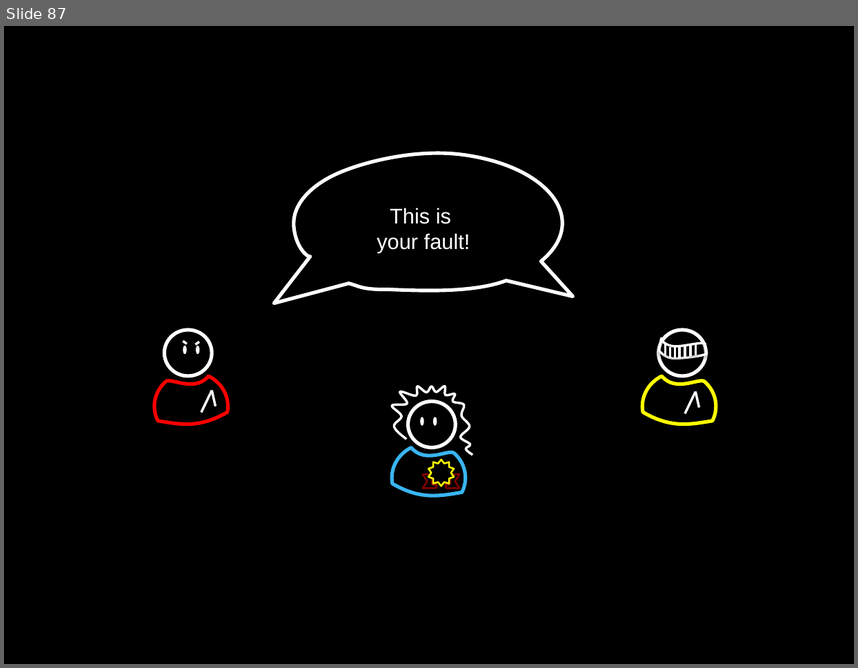
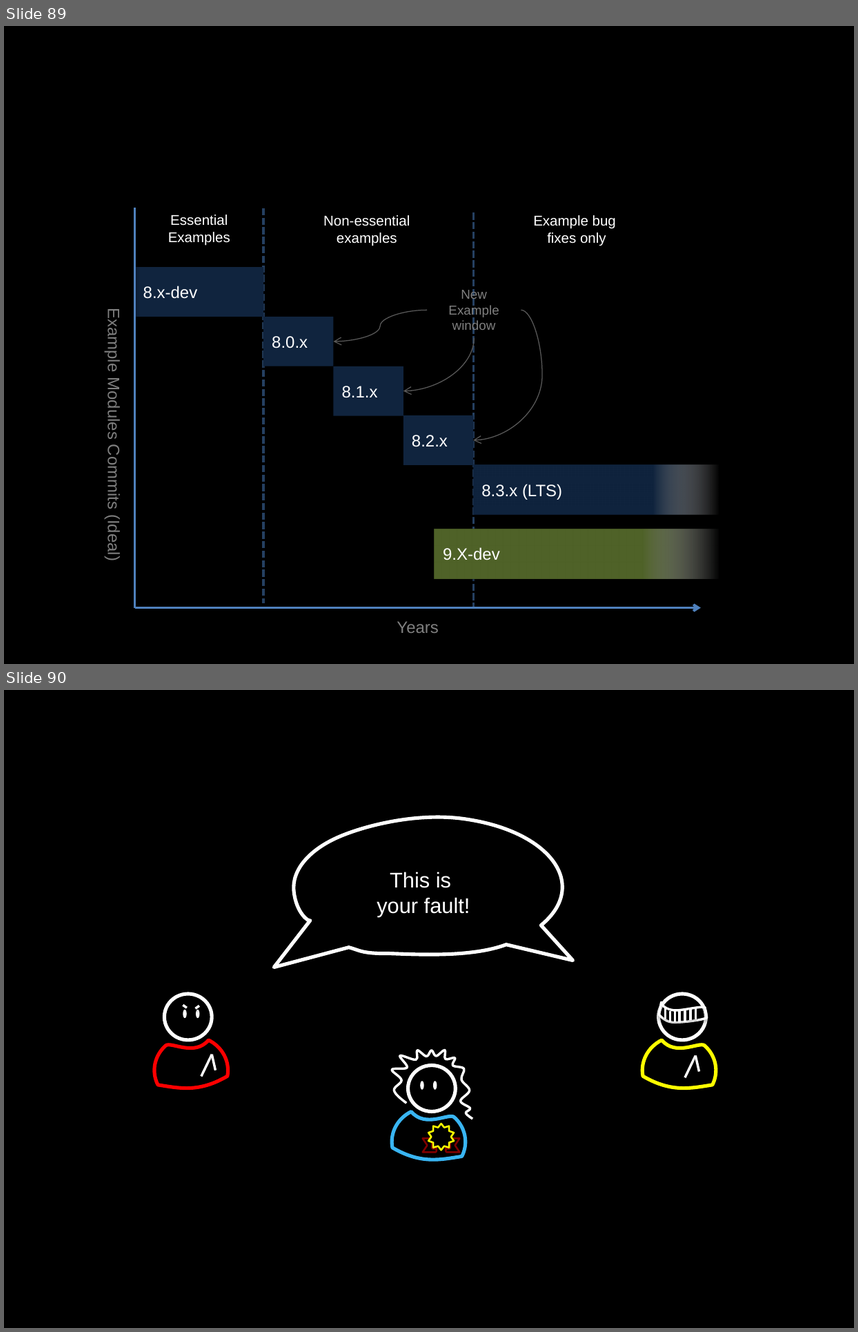
Before and after one commit to socketwench/exampleModuleAintCore, a slide deck: src/exampleModuleAintCore.pptx. Shown one above the other, each under a label of ours: slide 87 before the commit, slides 89 and 90 after it. The pictures are 858x668 and 858x1332 pixels, drawn with LibreOffice and Linux fonts; fonts in the diff are those of the drawing. Boxes give left, top, right and bottom in pixels: in the first picture for what was removed or moved away, otherwise in the second. Text is boxed around its words. In the diff, an @@ line names an element or a change of style, - is before the commit and + after.

```diff
--- a/src/exampleModuleAintCore.pptx
+++ b/src/exampleModuleAintCore.pptx
@@ slide 89 added at [4,26,854,664], background #000000 @@
@@ line added from (135, 207) to (135, 608), #4F81BD 2 pt @@
@@ line added from (263, 208) to (263, 604), #254061 2 pt dashed @@
@@ text added at [168,214,230,245], 12 pt, text #FFFFFF @@
+Essential
+Examples
@@ text added at [323,215,410,245], 12 pt, text #FFFFFF @@
+Non-essential
+examples
@@ line added from (473, 212) to (473, 608), #254061 2 pt dashed @@
@@ text added at [533,215,616,245], 12 pt, text #FFFFFF @@
+Example bug
+fixes only
@@ rectangle added at [135,267,263,316], fill #0F243E, 14 pt, text #FFFFFF @@
+8.x-dev
@@ text added at [448,289,499,333], 11 pt, text #808080 @@
+New Example window
@@ text added at [105,314,123,559], 14 pt, text #7F7F7F @@
+Example Modules Commits (Ideal)
@@ curved arrow added from (428, 310) to (334, 341), #595959 0.75 pt @@
@@ curved arrow added from (521, 310) to (473, 440), #595959 0.75 pt @@
@@ rectangle added at [263,316,333,366], fill #0F243E, 14 pt, text #FFFFFF @@
+8.0.x
@@ curved arrow added from (474, 338) to (404, 391), #595959 0.75 pt @@
@@ rectangle added at [334,366,404,415], fill #0F243E, 14 pt, text #FFFFFF @@
+8.1.x
@@ rectangle added at [404,415,473,465], fill #0F243E, 14 pt, text #FFFFFF @@
+8.2.x
@@ rectangle added at [473,465,719,514], fill gradient #0F243E to #FFFFFF, 14 pt, text #FFFFFF @@
+8.3.x (LTS)
@@ rectangle added at [434,528,719,578], fill gradient #4F6228 to #FFFFFF, 14 pt, text #FFFFFF @@
+9.X-dev
@@ arrow added from (135, 608) to (701, 608), #4F81BD 2 pt @@
@@ text added at [397,621,438,633], 14 pt, text #7F7F7F @@
+Years
@@ what was slide 87 is now slide 90 @@
```
Also in this commit, not shown: 1 slide changed, 2 other slides added, 2 other files.
